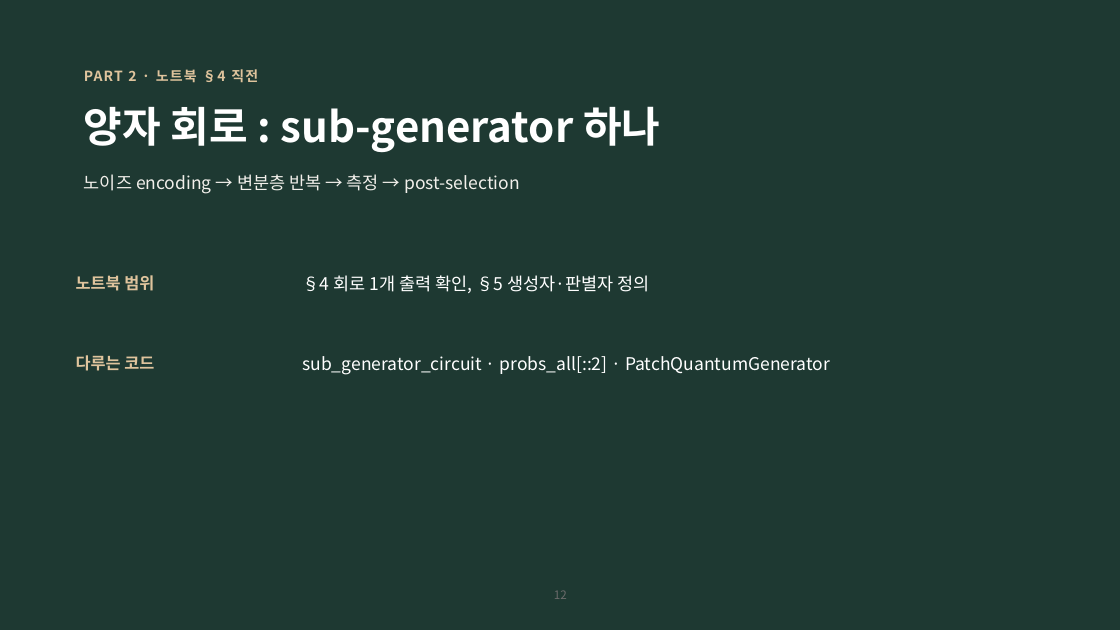
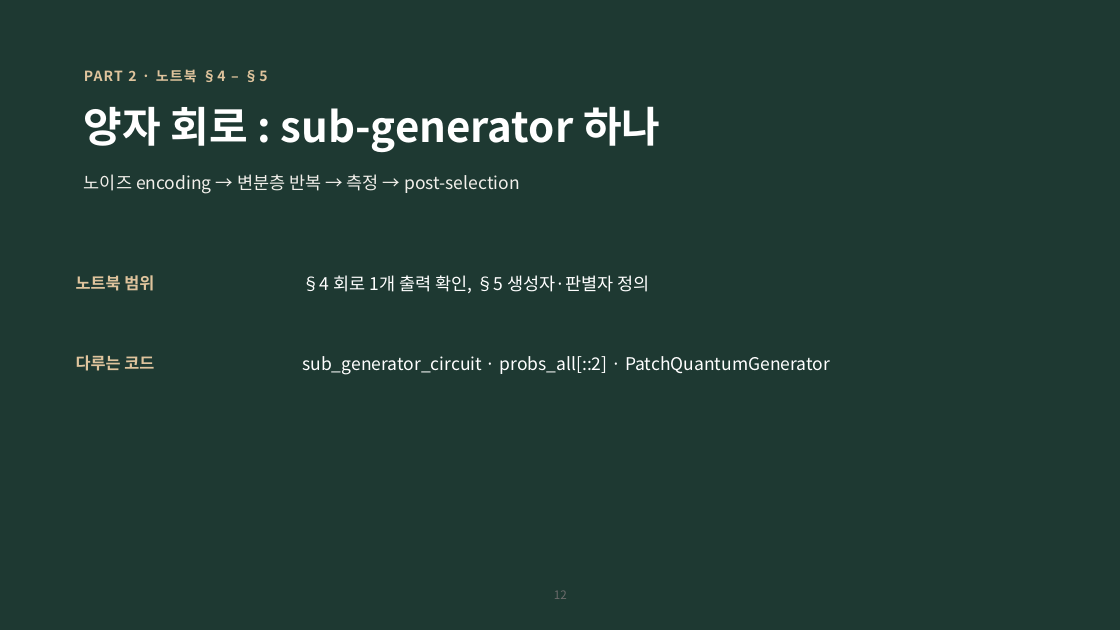
Before and after one commit to hyunhp/skin_disease_qml, a slide deck: slide 12 of practice/day2_slides/day2_practice_slides.pptx. Drawn at 1120x630 pixels with LibreOffice and Linux fonts; fonts in the diff are those of the drawing. Boxes give left, top, right and bottom in pixels: in the first picture for what was removed or moved away, otherwise in the second. Text is boxed around its words. In the diff, an @@ line names an element or a change of style, - is before the commit and + after.

```diff
--- a/practice/day2_slides/day2_practice_slides.pptx
+++ b/practice/day2_slides/day2_practice_slides.pptx
@@ text at [84, 69, 267, 83]: text changed @@
-PART 2 · 노트북 §4 직전
+PART 2 · 노트북 §4 – §5
```
Also in this commit, not shown: 7 other slides changed, 1 slide added, 2 slides removed, 10 other files.
